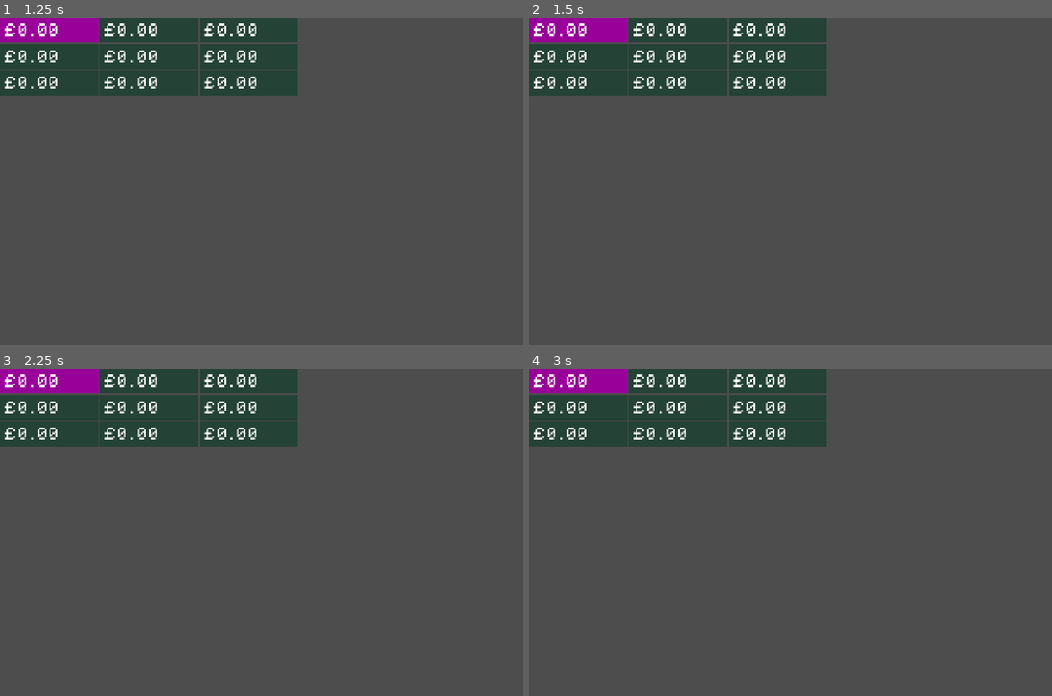
Above: before the commit, frames 1-4 (two rows, left to right).
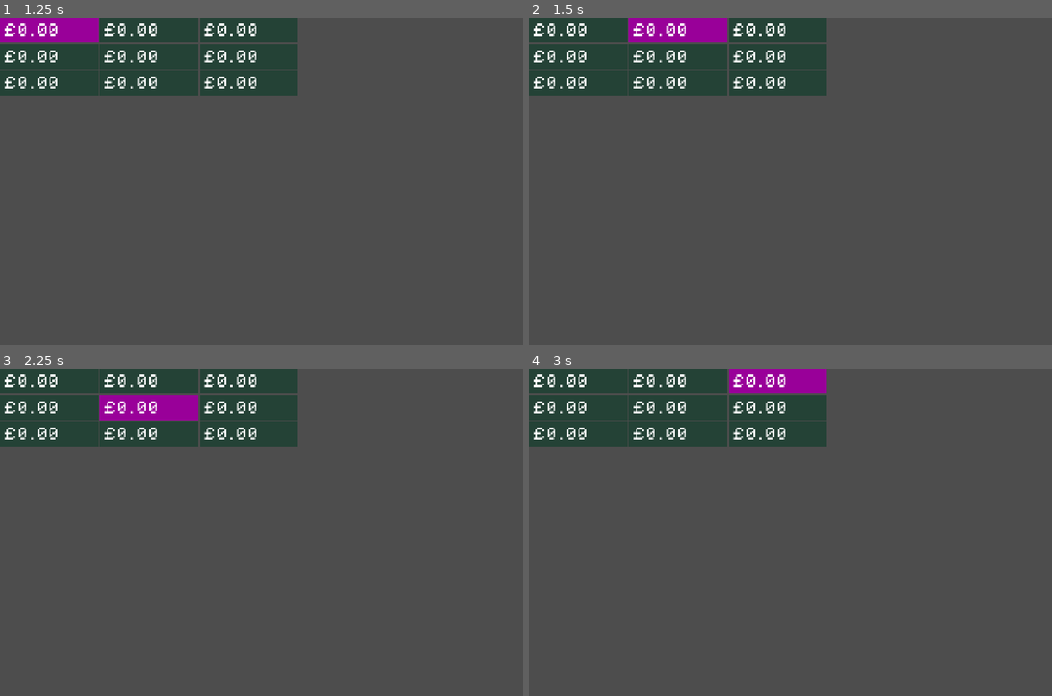
Above: after the commit, the same moments.

Repository: phrasmotica/budget-visualiser
Game: Godot game, scene res://scenes/ui/year_grid/year_grid.tscn
Two runs of this game, one before a commit and one after it. Both use one fixed random seed, a clock stepped at 60 frames per second and the inputs below. This scene is started directly instead of the project's main scene.
Inputs:
- Up to frame 1 (1.25 s): tap Enter at 0.5 s; hold Right (ui_right) from 0.53 s (still down)
- Up to frame 2 (1.5 s): tap Space at 1.25 s; release Right (ui_right) at 1.28 s; hold Down (ui_down) from 1.28 s (still down)
- Up to frame 3 (2.25 s): tap Enter at 2 s; release Down (ui_down) at 2.03 s; hold Right (ui_right) from 2.03 s (still down)
- Up to frame 4 (3 s): tap Space at 2.75 s; release Right (ui_right) at 2.78 s; hold Up (ui_up) from 2.78 s (still down)

Frame 1 is identical in both runs. In frame 2, 2.6% of the frame differs, in the area x 0-38%, y 0-8%; in frame 3, 2.7%, in the area x 0-38%, y 0-16%; in frame 4, 2.5%.

Commit message:
Create autoload for grid navigation. Allow moving left/right between MonthGrids and up/down between CategoryCells

Diff:
--- a/project.godot
+++ b/project.godot
@@ -17,7 +17,7 @@
 
 [autoload]
 
-CellEvents="*res://scenes/autoloads/cell_events.gd"
+GridInput="*res://scenes/autoloads/grid_input.gd"
 SignalHelper="*res://scenes/autoloads/signal_helper.gd"
 
 [display]
--- a/scenes/autoloads/cell_events.gd
+++ /dev/null
@@ -1,16 +0,0 @@
-extends Node
-
-# TODO: to be replaced by a list of cell groups...
-var _cells: Array[CategoryCell] = []
-
-func _ready() -> void:
-	SignalHelper.once_next_frame(_on_initialised)
-
-func _on_initialised() -> void:
-	# TODO: assume all cell groups have reported in. Highlight the first one,
-	# which should then highlight the first cell in the group
-	if _cells.size() > 0:
-		_cells[0].highlight()
-
-func emit_cell_group_created(cells: Array[CategoryCell]) -> void:
-	_cells.append_array(cells)
--- /dev/null
+++ b/scenes/autoloads/grid_input.gd
@@ -0,0 +1,31 @@
+extends Node
+
+signal move_right
+signal move_left
+signal move_down
+signal move_up
+
+func _process(_delta: float) -> void:
+	if Input.is_action_just_released("ui_right"):
+		emit_move_right()
+
+	if Input.is_action_just_released("ui_left"):
+		emit_move_left()
+
+	if Input.is_action_just_released("ui_down"):
+		emit_move_down()
+
+	if Input.is_action_just_released("ui_up"):
+		emit_move_up()
+
+func emit_move_right() -> void:
+	move_right.emit()
+
+func emit_move_left() -> void:
+	move_left.emit()
+
+func emit_move_down() -> void:
+	move_down.emit()
+
+func emit_move_up() -> void:
+	move_up.emit()
--- a/scenes/ui/category_cell/category_cell.gd
+++ b/scenes/ui/category_cell/category_cell.gd
@@ -27,3 +27,7 @@
 func highlight() -> void:
 	if _current_state:
 		_current_state.highlight()
+
+func unhighlight() -> void:
+	if _current_state:
+		_current_state.unhighlight()
--- a/scenes/ui/category_cell/states/category_cell_state.gd
+++ b/scenes/ui/category_cell/states/category_cell_state.gd
@@ -21,3 +21,6 @@
 
 func highlight() -> void:
 	pass
+
+func unhighlight() -> void:
+	pass
--- a/scenes/ui/category_cell/states/category_cell_state_highlighted.gd
+++ b/scenes/ui/category_cell/states/category_cell_state_highlighted.gd
@@ -5,3 +5,6 @@
 	print("%s is now highlighted" % _category_cell.name)
 
 	_category_cell.theme_type_variation = "HighlightedPanelContainer"
+
+func unhighlight() -> void:
+	transition_state(CategoryCell.State.IDLE)
--- a/scenes/ui/month_grid/cell_manager.gd
+++ b/scenes/ui/month_grid/cell_manager.gd
@@ -4,5 +4,12 @@
 @export
 var cells: Array[CategoryCell] = []
 
+func highlight(index: int) -> void:
+	for i in cells.size():
+		if i == index:
+			cells[i].highlight()
+		else:
+			cells[i].unhighlight()
+
 func count() -> int:
 	return cells.size()
--- a/scenes/ui/month_grid/month_grid.gd
+++ b/scenes/ui/month_grid/month_grid.gd
@@ -27,3 +27,11 @@
 	_current_state.name = "MonthGridStateMachine: %s" % str(state)
 
 	call_deferred("add_child", _current_state)
+
+func highlight() -> void:
+	if _current_state:
+		_current_state.highlight()
+
+func unhighlight() -> void:
+	if _current_state:
+		_current_state.unhighlight()
--- a/scenes/ui/month_grid/states/month_grid_state.gd
+++ b/scenes/ui/month_grid/states/month_grid_state.gd
@@ -21,3 +21,9 @@
 	state_data := MonthGridStateData.new(),
 ) -> void:
 	state_transition_requested.emit(new_state, state_data)
+
+func highlight() -> void:
+	pass
+
+func unhighlight() -> void:
+	pass
--- a/scenes/ui/month_grid/states/month_grid_state_highlighted.gd
+++ b/scenes/ui/month_grid/states/month_grid_state_highlighted.gd
@@ -1,5 +1,40 @@
 class_name MonthGridStateHighlighted
 extends MonthGridState
 
+var _highlight_index := -1
+
 func _enter_tree() -> void:
 	print("%s is now highlighted" % _month_grid.name)
+
+	if _cell_manager.count() > 0:
+		# TODO: allow a highlight index to be passed in
+		_highlight_index = 0
+
+		_cell_manager.highlight(_highlight_index)
+
+	SignalHelper.persist(
+		GridInput.move_down,
+		_on_move_down
+	)
+
+	SignalHelper.persist(
+		GridInput.move_up,
+		_on_move_up
+	)
+
+func _on_move_down() -> void:
+	print("%s _on_move_down" % _month_grid.name)
+
+	_highlight_index = mini(_highlight_index + 1, _cell_manager.count() - 1)
+
+	_cell_manager.highlight(_highlight_index)
+
+func _on_move_up() -> void:
+	print("%s _on_move_up" % _month_grid.name)
+
+	_highlight_index = maxi(0, _highlight_index - 1)
+
+	_cell_manager.highlight(_highlight_index)
+
+func unhighlight() -> void:
+	transition_state(MonthGrid.State.IDLE)
--- a/scenes/ui/month_grid/states/month_grid_state_idle.gd
+++ b/scenes/ui/month_grid/states/month_grid_state_idle.gd
@@ -4,4 +4,8 @@
 func _enter_tree() -> void:
 	print("%s is now idle" % _month_grid.name)
 
-	CellEvents.emit_cell_group_created(_cell_manager.cells)
+	for c in _cell_manager.cells:
+		c.unhighlight()
+
+func highlight() -> void:
+	transition_state(MonthGrid.State.HIGHLIGHTED)
--- /dev/null
+++ b/scenes/ui/year_grid/month_grid_manager.gd
@@ -0,0 +1,15 @@
+class_name MonthGridManager
+extends Node
+
+@export
+var month_grids: Array[MonthGrid] = []
+
+func highlight(index: int) -> void:
+	for i in month_grids.size():
+		if i == index:
+			month_grids[i].highlight()
+		else:
+			month_grids[i].unhighlight()
+
+func count() -> int:
+	return month_grids.size()
--- a/scenes/ui/year_grid/states/year_grid_state.gd
+++ b/scenes/ui/year_grid/states/year_grid_state.gd
@@ -5,13 +5,16 @@
 
 var _year_grid: YearGrid = null
 var _state_data: YearGridStateData = null
+var _month_grid_manager: MonthGridManager = null
 
 func setup(
 	year_grid: YearGrid,
 	state_data: YearGridStateData,
+	month_grid_manager: MonthGridManager,
 ) -> void:
 	_year_grid = year_grid
 	_state_data = state_data
+	_month_grid_manager = month_grid_manager
 
 func transition_state(
 	new_state: YearGrid.State,
--- a/scenes/ui/year_grid/states/year_grid_state_idle.gd
+++ b/scenes/ui/year_grid/states/year_grid_state_idle.gd
@@ -1,5 +1,36 @@
 class_name YearGridStateIdle
 extends YearGridState
 
+var _highlight_index := -1
+
 func _enter_tree() -> void:
 	print("%s is now idle" % _year_grid.name)
+
+	if _month_grid_manager.count() > 0:
+		_highlight_index = 0
+
+		_month_grid_manager.highlight(_highlight_index)
+
+	SignalHelper.persist(
+		GridInput.move_right,
+		_on_move_right
+	)
+
+	SignalHelper.persist(
+		GridInput.move_left,
+		_on_move_left
+	)
+
+func _on_move_right() -> void:
+	print("%s _on_move_right" % _year_grid.name)
+
+	_highlight_index = mini(_highlight_index + 1, _month_grid_manager.count() - 1)
+
+	_month_grid_manager.highlight(_highlight_index)
+
+func _on_move_left() -> void:
+	print("%s _on_move_left" % _year_grid.name)
+
+	_highlight_index = maxi(0, _highlight_index - 1)
+
+	_month_grid_manager.highlight(_highlight_index)
--- a/scenes/ui/year_grid/year_grid.gd
+++ b/scenes/ui/year_grid/year_grid.gd
@@ -3,11 +3,14 @@
 
 enum State { DISABLED, IDLE }
 
+@onready
+var month_grid_manager: MonthGridManager = %MonthGridManager
+
 var _state_factory := YearGridStateFactory.new()
 var _current_state: YearGridState = null
 
 func _ready() -> void:
-	switch_state(YearGrid.State.DISABLED)
+	switch_state(State.IDLE)
 
 func switch_state(state: State, state_data := YearGridStateData.new()) -> void:
 	if _current_state != null:
@@ -17,7 +20,8 @@
 
 	_current_state.setup(
 		self,
-		state_data)
+		state_data,
+		month_grid_manager)
 
 	_current_state.state_transition_requested.connect(switch_state)
 	_current_state.name = "YearGridStateMachine: %s" % str(state)
--- a/scenes/ui/year_grid/year_grid.tscn
+++ b/scenes/ui/year_grid/year_grid.tscn
@@ -1,13 +1,19 @@
-[gd_scene load_steps=3 format=3 uid="uid://cgrdp05co1rny"]
+[gd_scene load_steps=4 format=3 uid="uid://cgrdp05co1rny"]
 
 [ext_resource type="Script" uid="uid://bkbtpnfcdua17" path="res://scenes/ui/year_grid/year_grid.gd" id="1_ranu4"]
 [ext_resource type="PackedScene" uid="uid://bd4umilpafiy8" path="res://scenes/ui/month_grid/month_grid.tscn" id="1_u3l1x"]
+[ext_resource type="Script" uid="uid://coftjs0d1j04x" path="res://scenes/ui/year_grid/month_grid_manager.gd" id="2_dllf6"]
 
 [node name="YearGrid" type="HBoxContainer"]
 offset_right = 40.0
 offset_bottom = 40.0
 theme_override_constants/separation = 4
 script = ExtResource("1_ranu4")
+
+[node name="MonthGridManager" type="Node" parent="." node_paths=PackedStringArray("month_grids")]
+unique_name_in_owner = true
+script = ExtResource("2_dllf6")
+month_grids = [NodePath("../MonthGrid0"), NodePath("../MonthGrid1"), NodePath("../MonthGrid2")]
 
 [node name="MonthGrid0" parent="." instance=ExtResource("1_u3l1x")]
 layout_mode = 2
Not shown, removed: scenes/autoloads/cell_events.gd.uid
Not shown, added: scenes/autoloads/grid_input.gd.uid
Not shown, added: scenes/ui/year_grid/month_grid_manager.gd.uid
